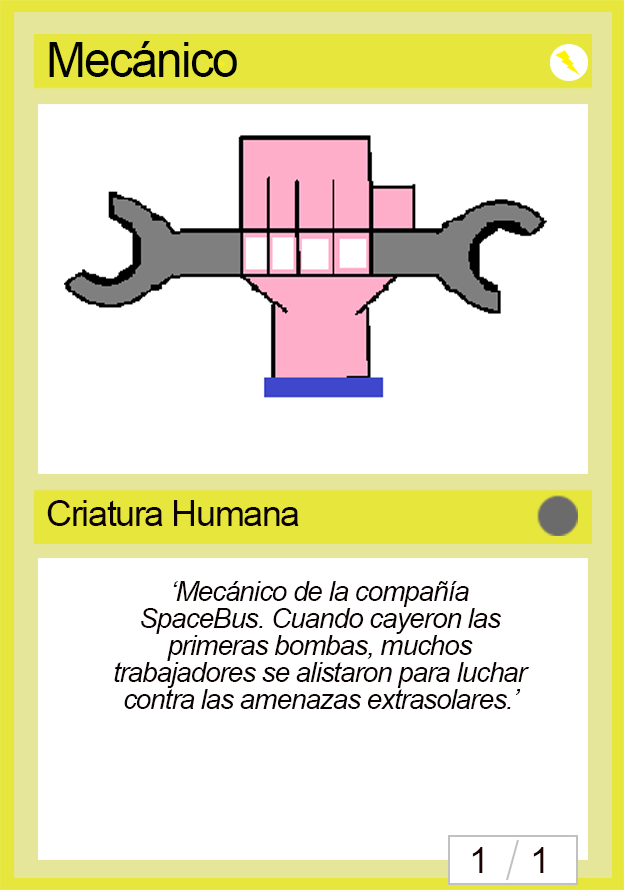
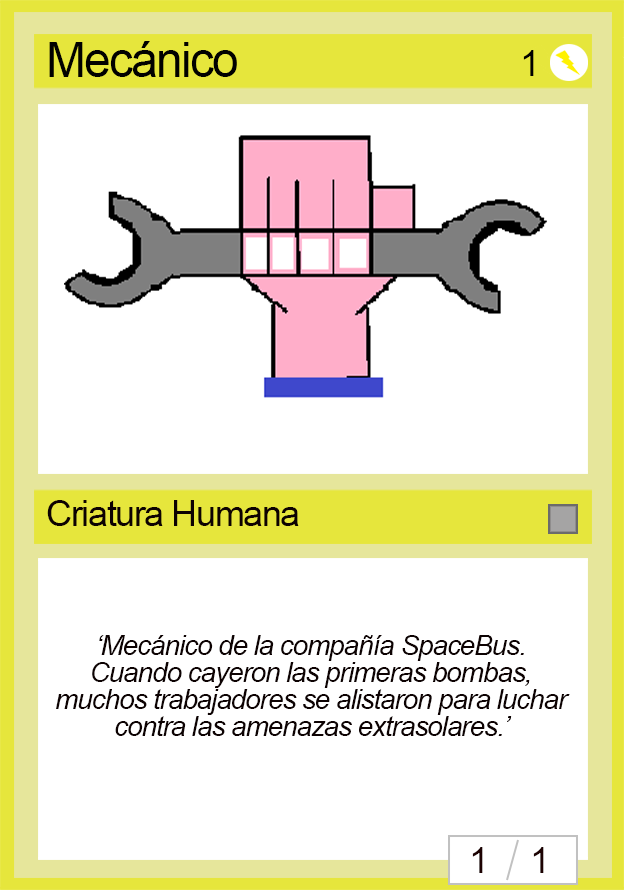
Revision of a layered (624, 890) image; what changed, layer by layer:
added layer "1" (1st of 3) above "Rareza" over box(523, 50, 534, 76)
moved "Rareza" above "1", painted on it over box(218, 58, 578, 536)
painted on "‘Mecánico de la compañía SpaceBus. Cuando cayeron las primeras" over box(56, 581, 570, 736)
